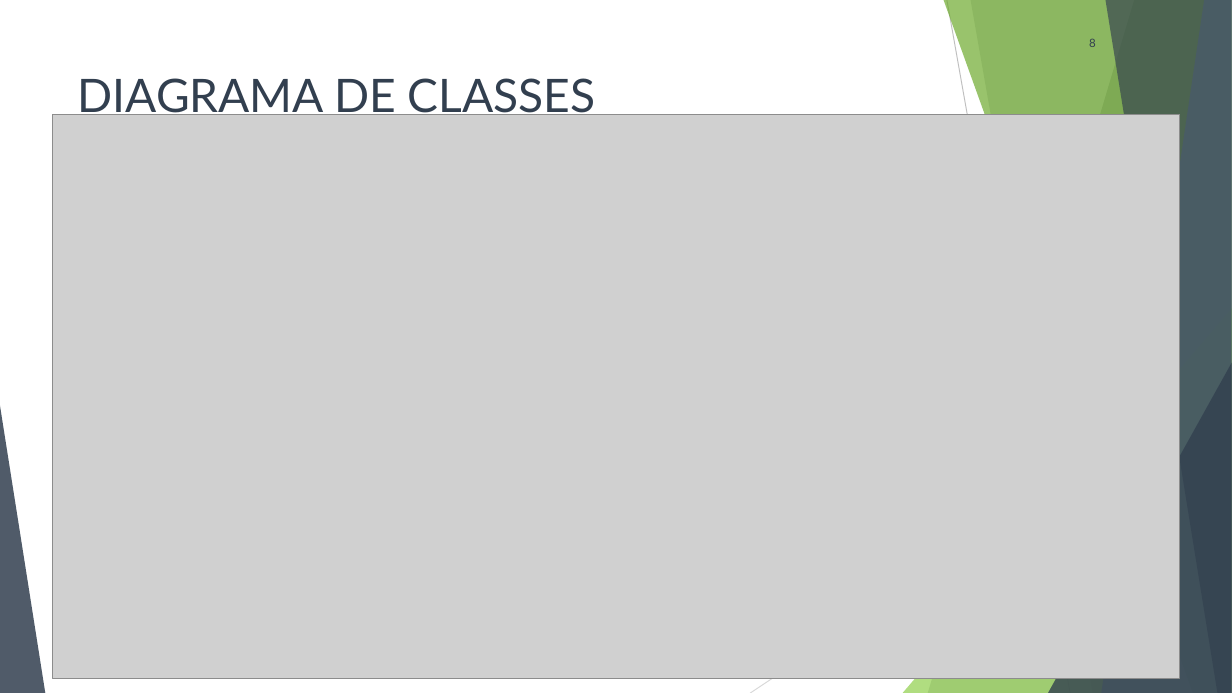
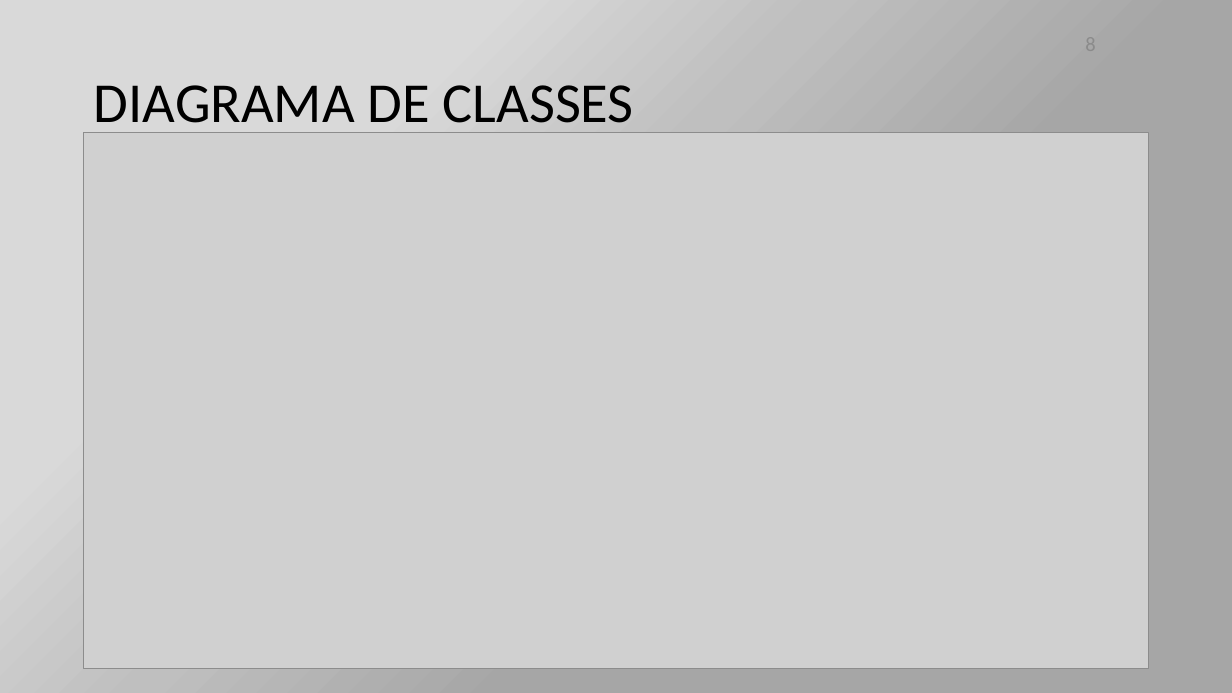
Before and after one commit to IsabelaSucharski/OpinemBem, a slide deck: slide 8 of Documentos/Opinem Bem TCC.pptx. Drawn at 1232x693 pixels with LibreOffice and Linux fonts; fonts in the diff are those of the drawing; grey boxes stand for pictures. Boxes give left, top, right and bottom in pixels: in the first picture for what was removed or moved away, otherwise in the second. Text is boxed around its words. In the diff, an @@ line names an element or a change of style, - is before the commit and + after.

```diff
--- a/Documentos/Opinem Bem TCC.pptx
+++ b/Documentos/Opinem Bem TCC.pptx
@@ background #FFFFFF to gradient #A6A6A6 to #BFBFBF to #D9D9D9 @@
@@ title "DIAGRAMA DE CLASSES": place and size @@
-title "DIAGRAMA DE CLASSES" at box(78, 78, 596, 121)
+title "DIAGRAMA DE CLASSES" at box(94, 85, 634, 133)
@@ title "DIAGRAMA DE CLASSES" at box(94, 85, 634, 133): size 36 to 44 pt, font Lato to Calibri, text colour #323F4F to #000000; line spacing 1 to 0.9; vertical alignment top to middle @@
@@ page number removed at box(1089, 39, 1096, 47) @@
-8
@@ picture: place and size @@
-picture at box(53, 115, 1180, 678)
+picture at box(83, 132, 1149, 668)
@@ group removed at box(0, 0, 1232, 693): 5 freeform shapes, 3 triangles, 2 lines @@
```
Also in this commit, not shown: 5 other slides changed, 4 slides added, 3 slides removed, 1 other file.
